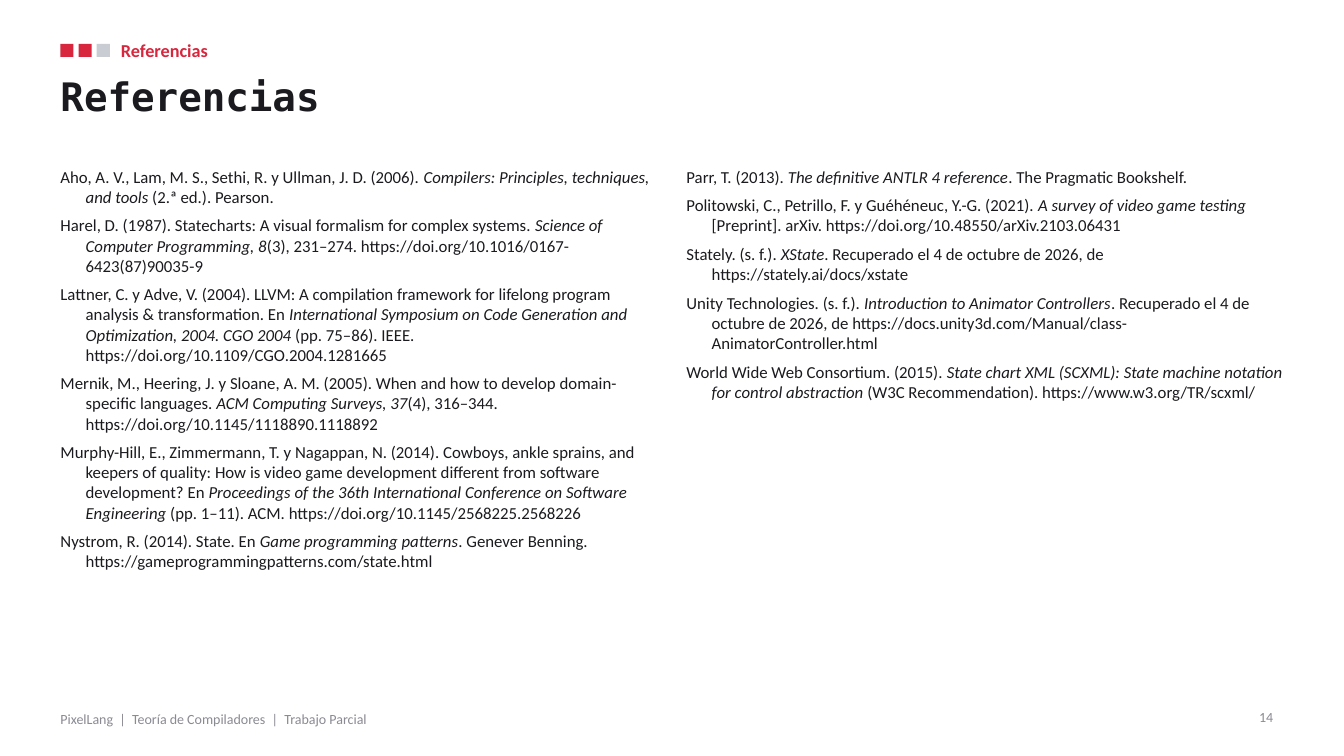
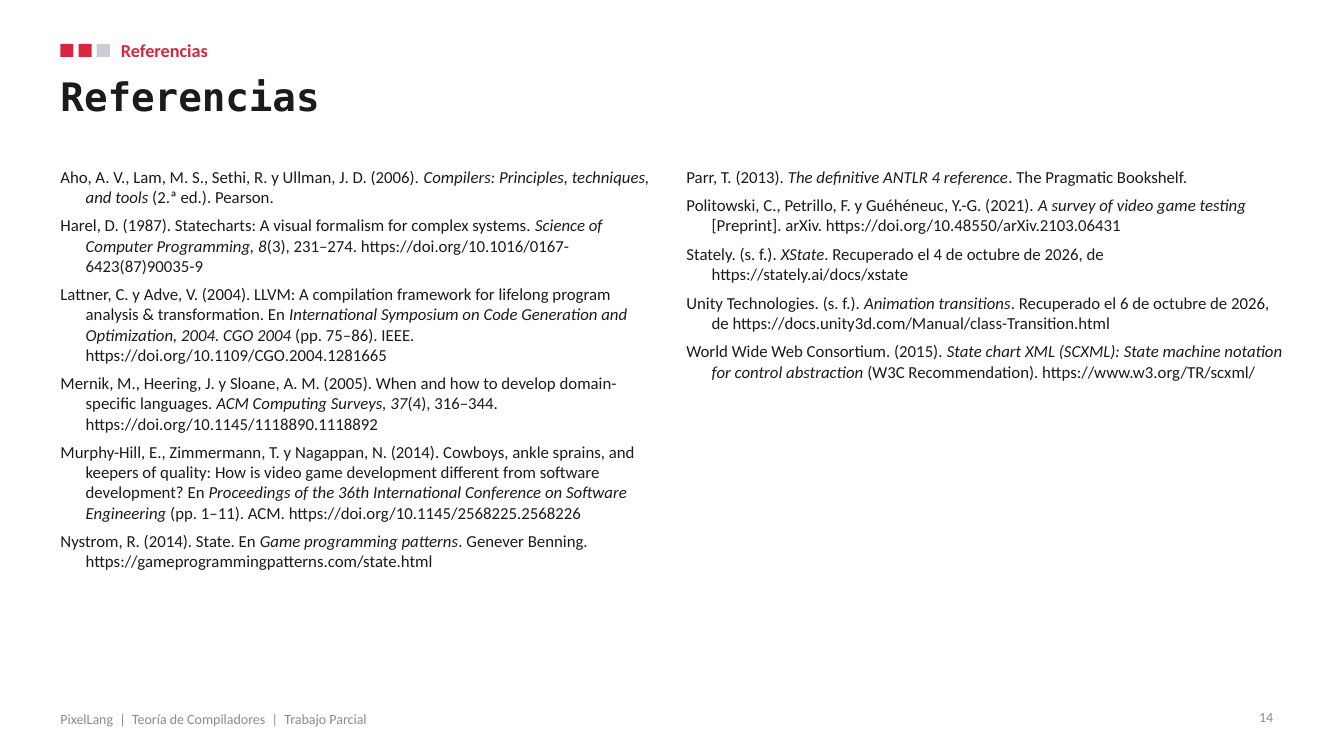
Before and after one commit to DavidRamPari/pixellang, a slide deck: slide 14 of docs/PixelLang_Presentacion.pptx. Drawn at 1344x756 pixels with LibreOffice and Linux fonts; fonts in the diff are those of the drawing. Boxes give left, top, right and bottom in pixels: in the first picture for what was removed or moved away, otherwise in the second. Text is boxed around its words. In the diff, an @@ line names an element or a change of style, - is before the commit and + after.

Commit message:
Revisión final del informe, la presentación y las pruebas
Informe: redacción más formal en la problemática, regla de E03 con las guardas, columnas contadas desde 0, LETRA y DIGITO definidos, nueva referencia de Unity sobre transiciones, q0 con subíndice, flechas que no se parten, derivaciones de G7 en orden y Apéndice D con la salida real de cada prueba. Presentación: criterios del lexer en el orden de ANTLR, objetivos en infinitivo, comandos con el paso de generar el parser y notas corregidas. correr_pruebas.py muestra los errores léxicos con línea y columna, como el driver.

```diff
--- a/docs/PixelLang_Presentacion.pptx
+++ b/docs/PixelLang_Presentacion.pptx
@@ text at [686,297,1269,332]: text changed @@
-Unity Technologies. (s. f.). Introduction to Animator Controllers. Recuperado el 4 de octubre de 2026, de https://docs.unity3d.com/Manual/class-AnimatorController.html
+Unity Technologies. (s. f.). Animation transitions. Recuperado el 6 de octubre de 2026, de https://docs.unity3d.com/Manual/class-Transition.html
```
Also in this commit, not shown: 7 other slides changed, 4 other files.
